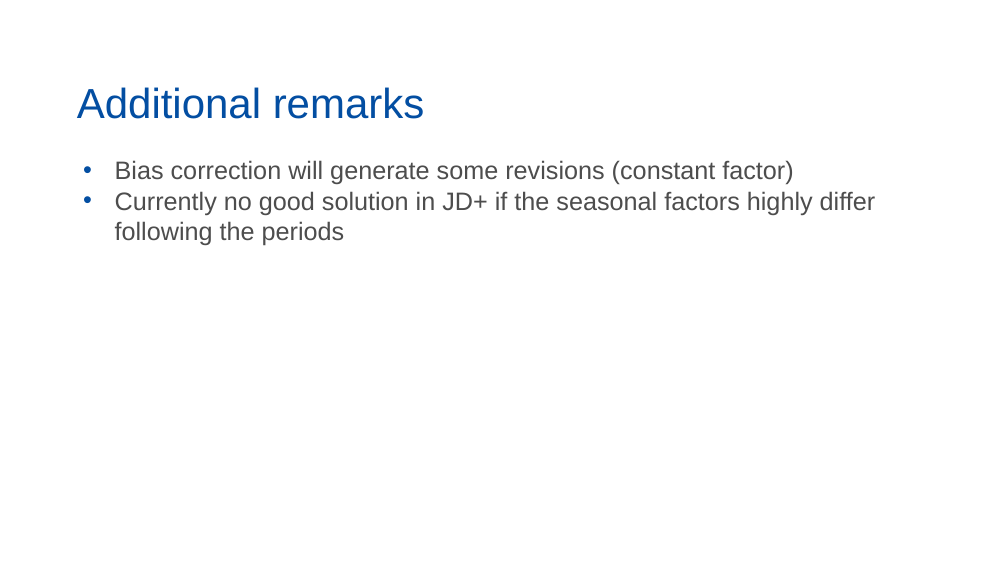
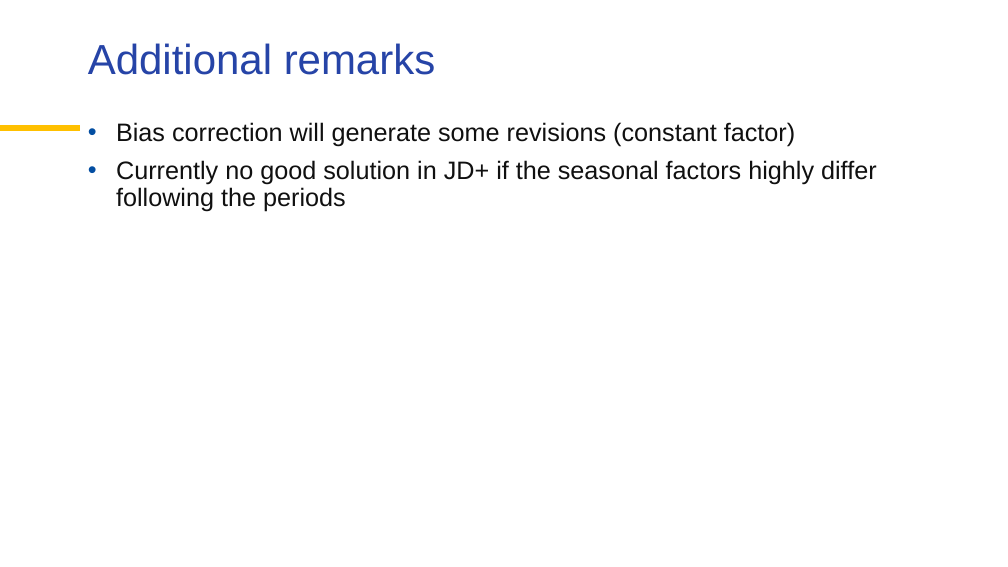
Before and after one commit to palatej/ESTP2026, a slide deck: slide 5 of 3.3 Bias correction.pptx. Drawn at 1008x567 pixels with LibreOffice and Linux fonts; fonts in the diff are those of the drawing; background and template pictures are left out. Boxes give left, top, right and bottom in pixels: in the first picture for what was removed or moved away, otherwise in the second. Text is boxed around its words. In the diff, an @@ line names an element or a change of style, - is before the commit and + after.

```diff
--- a/3.3 Bias correction.pptx
+++ b/3.3 Bias correction.pptx
@@ title "Additional remarks": place and size @@
-title "Additional remarks" at [77,87,425,119]
+title "Additional remarks" at [88,43,436,75]
@@ title "Additional remarks" at [88,43,436,75]: text colour #034EA2 to #2644A7; vertical alignment bottom to top @@
@@ text "Bias correction will generate some ...": place and size @@
-text "Bias correction will generate some ..." at [115,160,876,246]
+text "Bias correction will generate some ..." at [116,122,877,212]
@@ text "Bias correction will generate some ..." at [116,122,877,212]: text colour #4D4D4D to #101010; indent changed; line spacing 1 to 0.9; more space between paragraphs @@
@@ line added from (0, 129) to (80, 129), #FFC000 6 pt @@
```
Also in this commit, not shown: 2 other slides changed, 3 other files.
